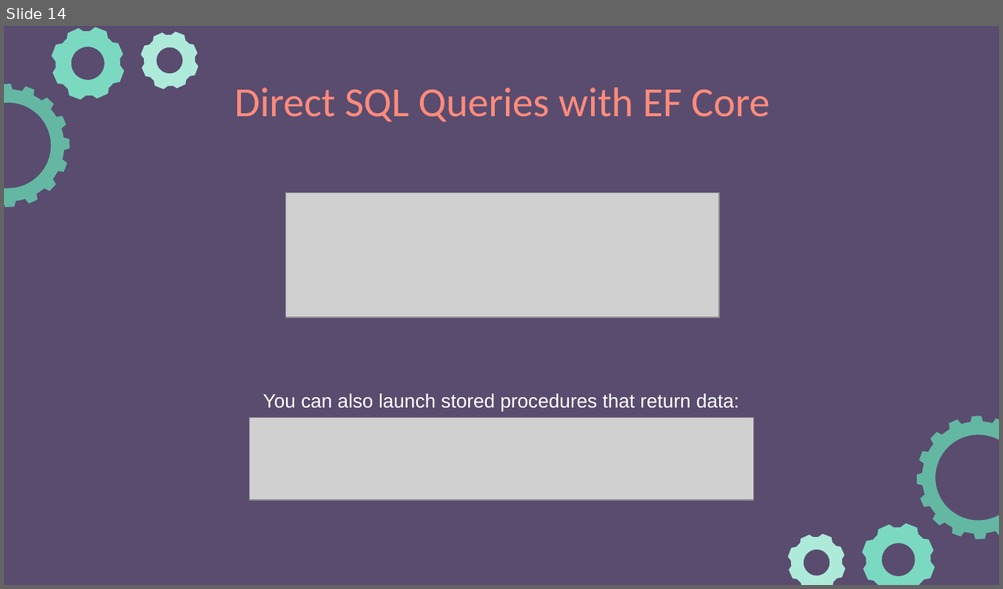
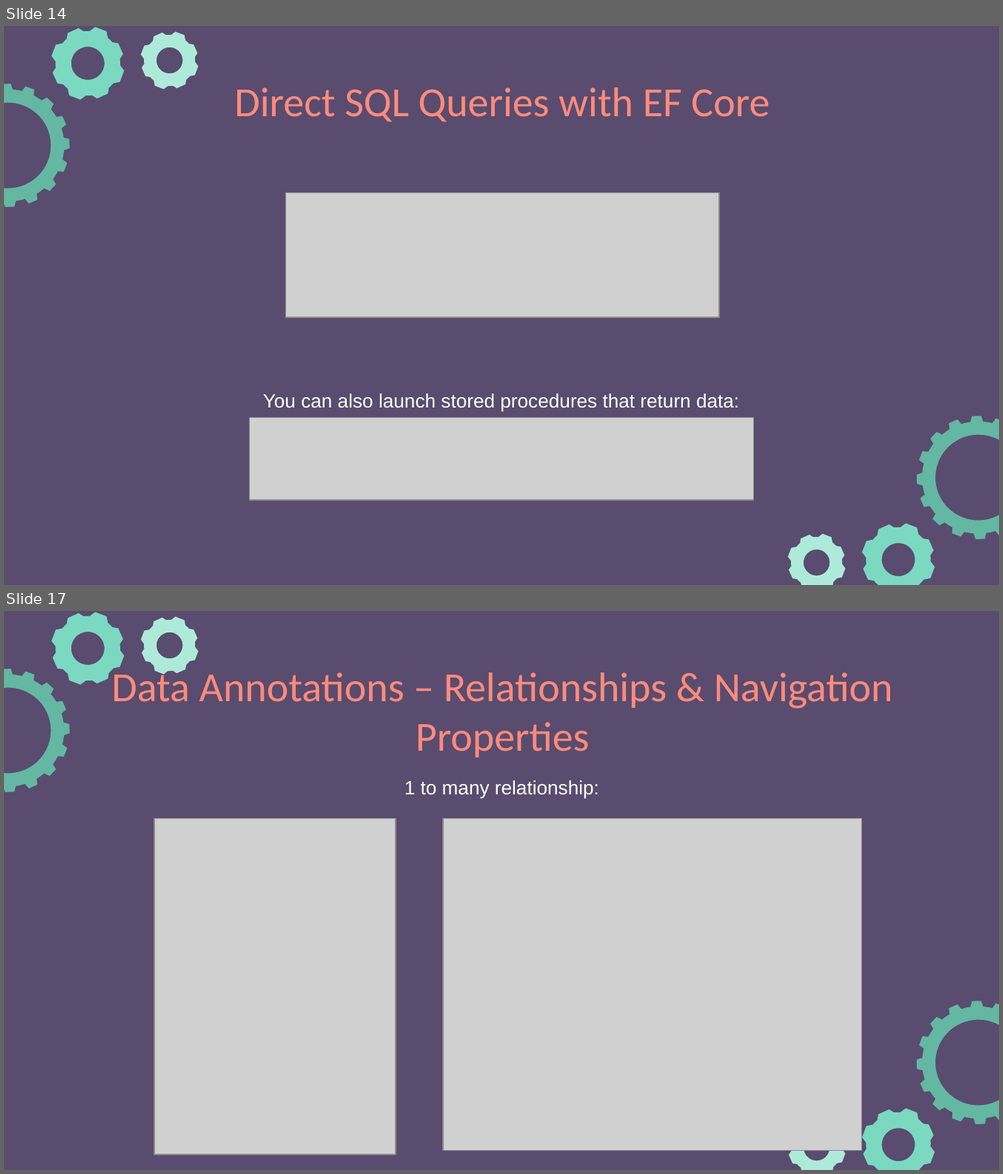
Before and after one commit to e-m-wilson/dotnet, a slide deck: Resources-Notes-Ppts/ASP-NET-Identity/ASPNET_Identity.pptx. Shown one above the other, each under a label of ours: slide 14 before the commit, slides 14 and 17 after it; the slides between them are not shown. The pictures are 1003x589 and 1003x1174 pixels, drawn with LibreOffice and Linux fonts; fonts in the diff are those of the drawing; grey boxes stand for pictures. Boxes give left, top, right and bottom in pixels: in the first picture for what was removed or moved away, otherwise in the second. Text is boxed around its words. In the diff, an @@ line names an element or a change of style, - is before the commit and + after.

```diff
--- a/Resources-Notes-Ppts/ASP-NET-Identity/ASPNET_Identity.pptx
+++ b/Resources-Notes-Ppts/ASP-NET-Identity/ASPNET_Identity.pptx
@@ slide 17 added at (4,611,999,1170), background #594C6F; not listed: 6 template elements that a slide beside it also shows @@
@@ title added at (111,667,893,758), 30 pt, text #FF8B7B @@
+Data Annotations – Relationships & Navigation Properties
@@ text added at (404,780,599,798), 14 pt, text #FFFFFF @@
+1 to many relationship:
@@ picture added at (154,819,396,1155) @@
@@ picture added at (443,819,862,1151) @@
```
Also in this commit, not shown: 1 slide changed, 12 other slides added.
